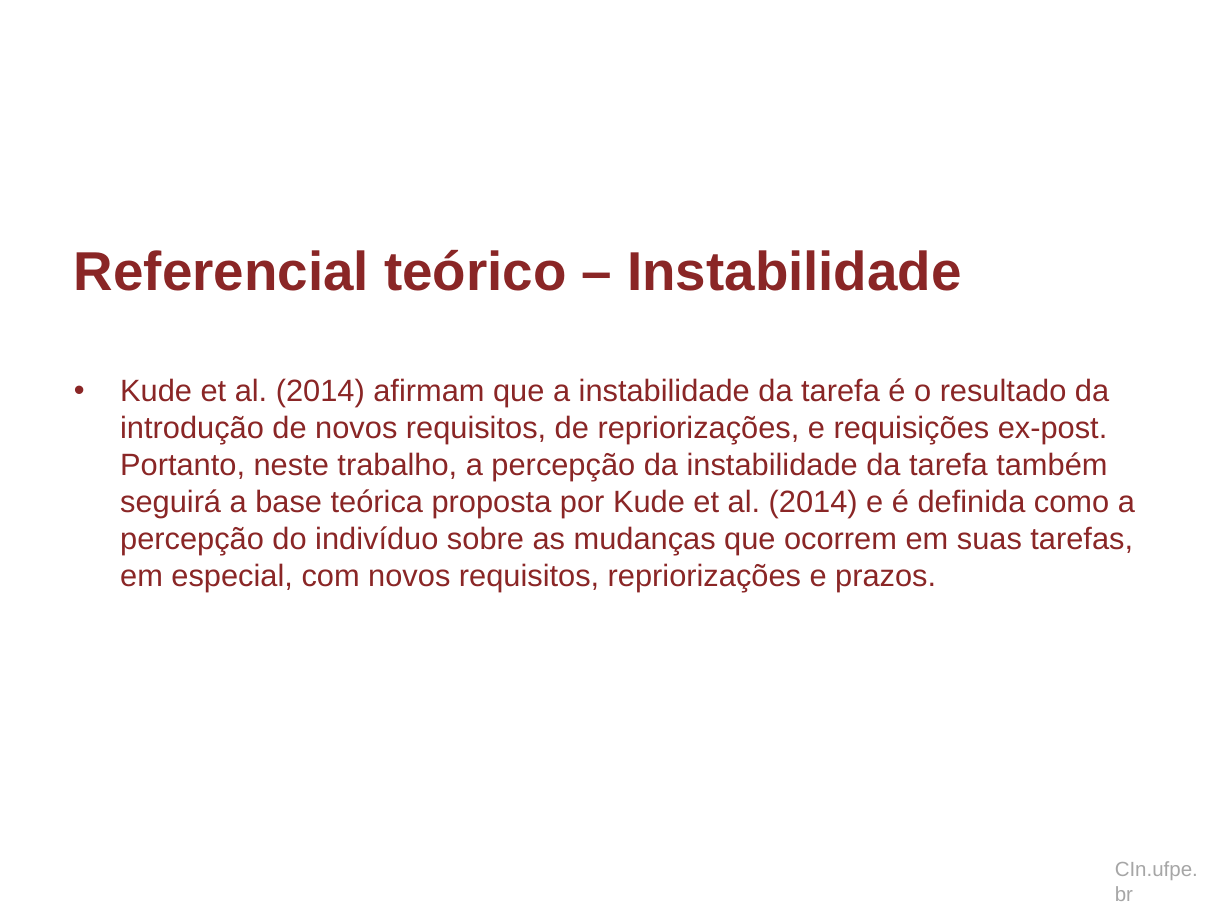
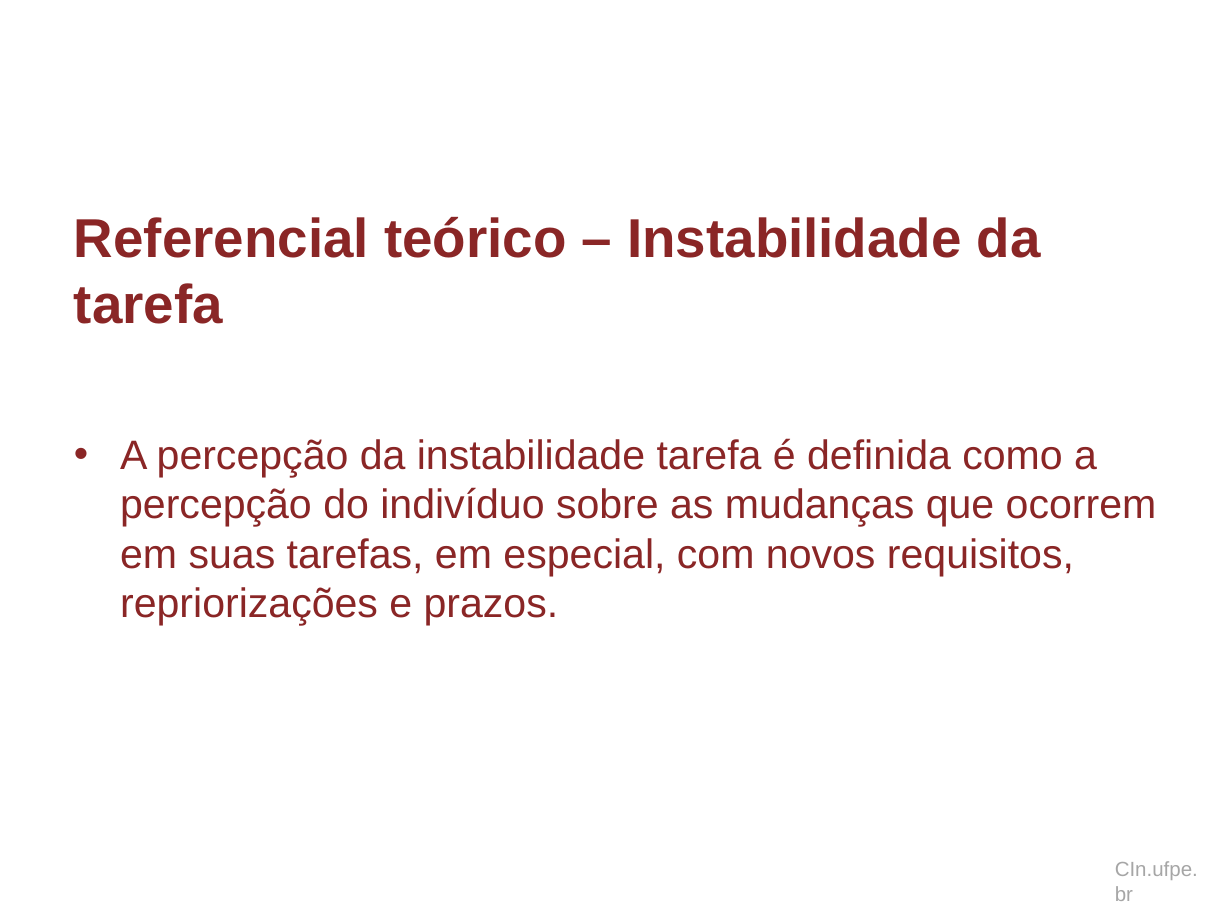
Before and after one commit to dan1lo/doutoradoR, a slide deck: slide 32 of apresentacao doutorado.pptx (slide 33 before the commit). Drawn at 1232x924 pixels with LibreOffice and Linux fonts; fonts in the diff are those of the drawing; background and template pictures are left out. Boxes give left, top, right and bottom in pixels: in the first picture for what was removed or moved away, otherwise in the second. Text is boxed around its words. In the diff, an @@ line names an element or a change of style, - is before the commit and + after.

```diff
--- a/apresentacao doutorado.pptx
+++ b/apresentacao doutorado.pptx
@@ title at (x1=74, y1=217, x2=1041, y2=324): text changed @@
-Referencial teórico – Instabilidade
+Referencial teórico – Instabilidade da tarefa
@@ text at (x1=120, y1=438, x2=1157, y2=625): text changed; size 18 to 24 pt @@
-• Kude et al. (2014) afirmam que a instabilidade da tarefa é o resultado da introdução de novos requisitos, de repriorizações, e requisições ex-post. Portanto, neste trabalho, a percepção da instabilidade da tarefa também seguirá a base teórica proposta por Kude et al. (2014) e é definida como a percepção do indivíduo sobre as mudanças que ocorrem em suas tarefas, em especial, com novos requisitos, repriorizações e prazos.
+• A percepção da instabilidade tarefa é definida como a percepção do indivíduo sobre as mudanças que ocorrem em suas tarefas, em especial, com novos requisitos, repriorizações e prazos.
```
Also in this commit, not shown: 55 other slides changed, 33 slides added, 12 slides removed, 1 other file.
